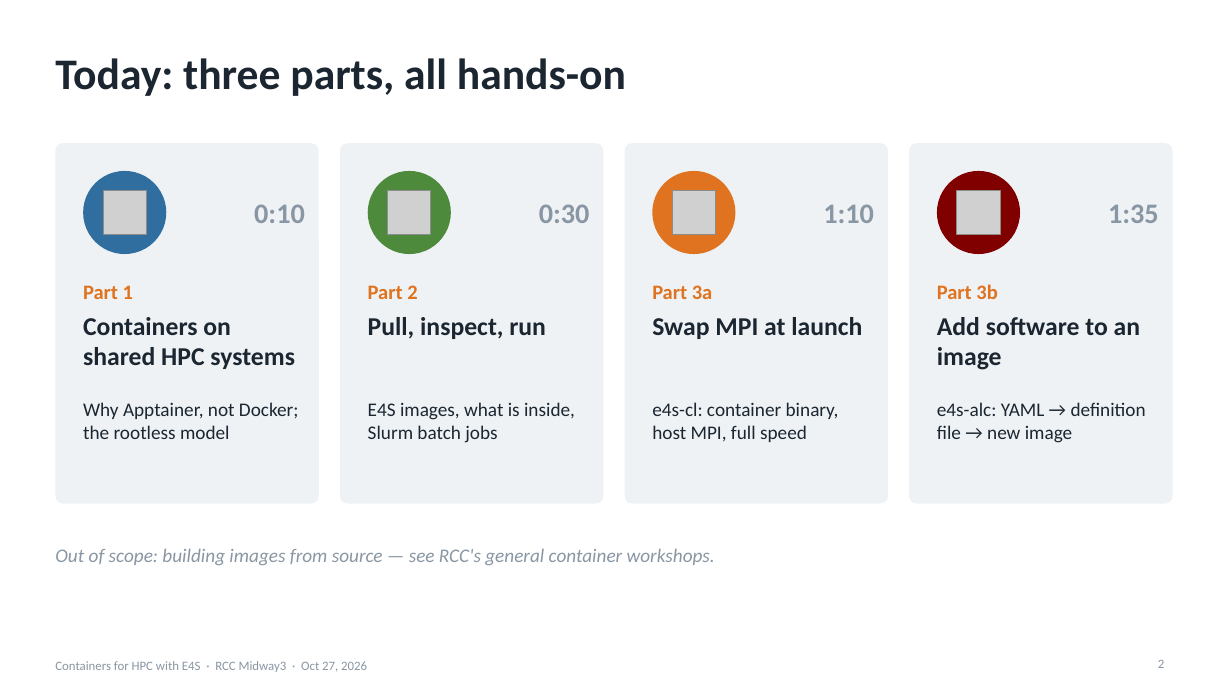
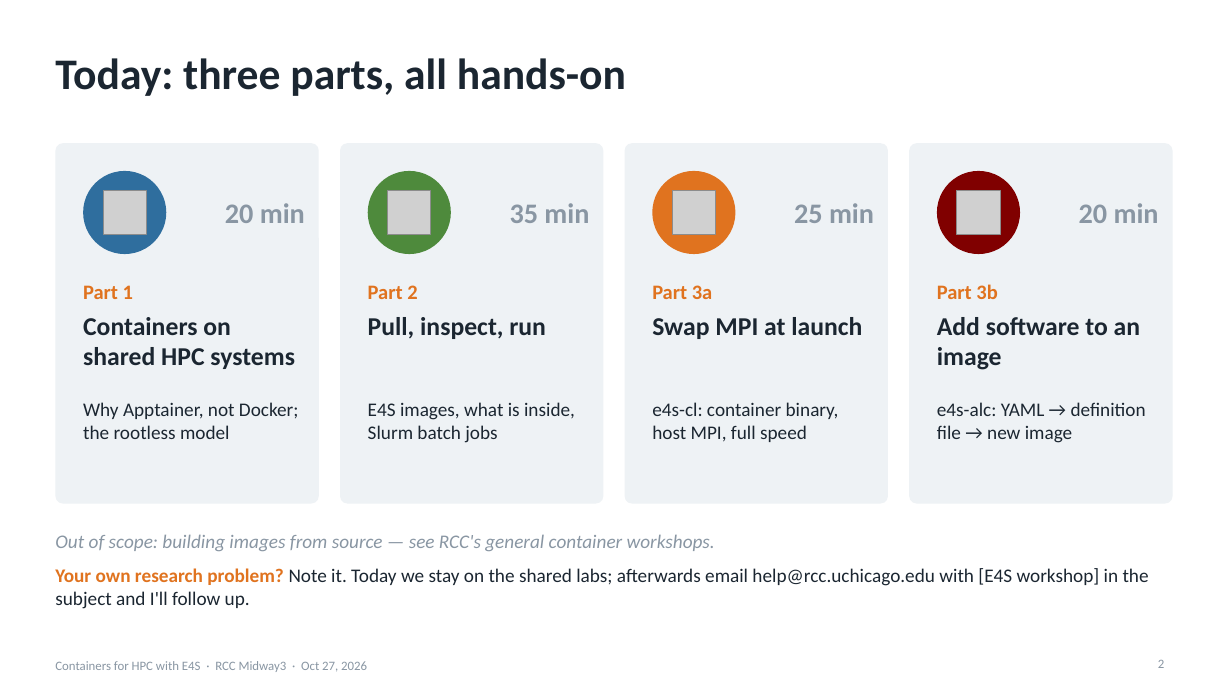
Before and after one commit to rcc-uchicago/hpc-e4s-containers-workshop, a slide deck: slide 2 of slides/E4S_Workshop_RCC_2026-10-27.pptx. Drawn at 1232x693 pixels with LibreOffice and Linux fonts; fonts in the diff are those of the drawing; grey boxes stand for pictures. Boxes give left, top, right and bottom in pixels: in the first picture for what was removed or moved away, otherwise in the second. Text is boxed around its words. In the diff, an @@ line names an element or a change of style, - is before the commit and + after.

```diff
--- a/slides/E4S_Workshop_RCC_2026-10-27.pptx
+++ b/slides/E4S_Workshop_RCC_2026-10-27.pptx
@@ text at bbox=[225, 203, 305, 223]: text changed @@
-0:10
+20 min
@@ text at bbox=[510, 203, 589, 223]: text changed @@
-0:30
+35 min
@@ text at bbox=[794, 203, 874, 223]: text changed @@
-1:10
+25 min
@@ text at bbox=[1079, 203, 1159, 223]: text changed @@
-1:35
+20 min
@@ text "Out of scope: building images ...": place and size @@
-text "Out of scope: building images ..." at bbox=[55, 548, 715, 565]
+text "Out of scope: building images ..." at bbox=[55, 534, 715, 551]
@@ text added at bbox=[55, 568, 1149, 609], 15 pt, text #1B2631 @@
+Your own research problem? Note it. Today we stay on the shared labs; afterwards email help@rcc.uchicago.edu with [E4S workshop] in the subject and I'll follow up.
```
Also in this commit, not shown: 1 slide added, 5 other files.
